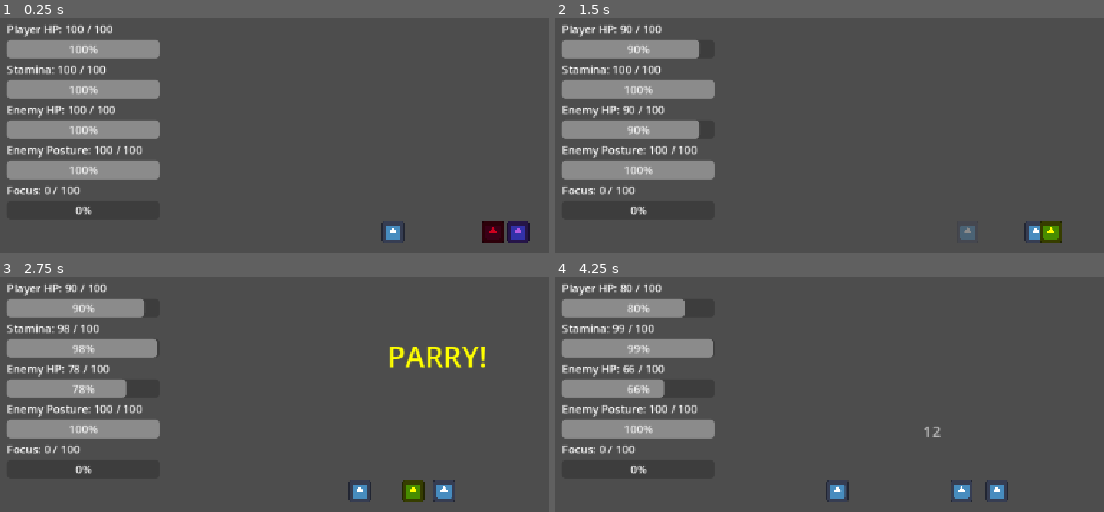
Above: before the commit, frames 1-4 (two rows, left to right).
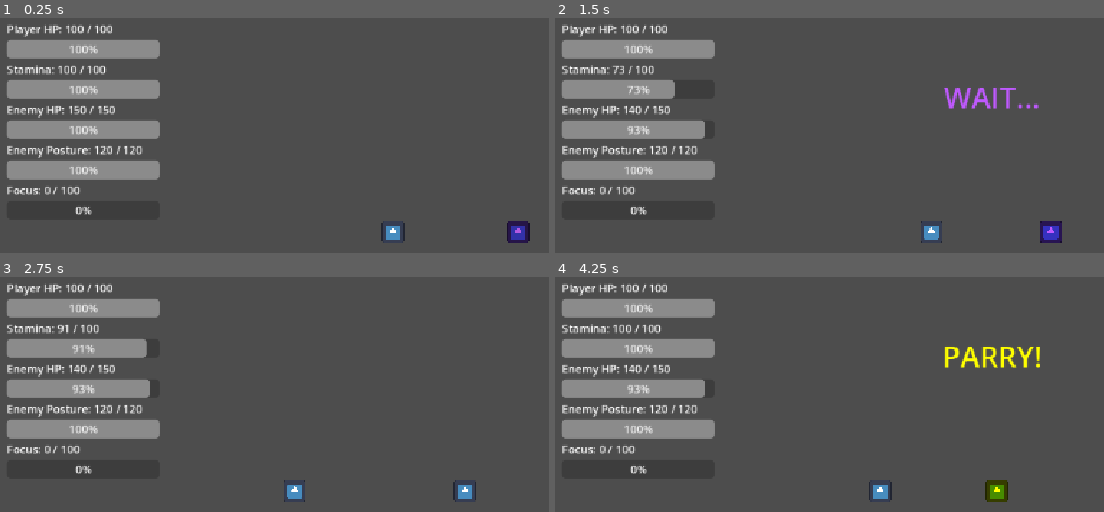
Above: after the commit, the same moments.

Repository: shanwinder/lastblade
Game: Godot game, scene res://scenes/main/Main.tscn
Same seed, same stepped clock (60 frames per second), same inputs: the game is played once before the commit and once after it. The engine's default icon, where the game draws it, is replaced by a stand-in: a white triangle on a blue panel in a dark square.
Inputs:
- Up to frame 1 (0.25 s): no input
- Up to frame 2 (1.5 s): hold Right (ui_right) 0.53-1.28 s; tap A (attack) at 0.6 s; hold Left (ui_left) from 1.28 s (still down); tap S (dash) at 1.35 s
- Up to frame 3 (2.75 s): release Left (ui_left) at 2.03 s; hold Right (ui_right) from 2.03 s (still down); tap D (parry) at 2.1 s
- Up to frame 4 (4.25 s): tap R at 2.85 s; release Right (ui_right) at 3.53 s; hold Left (ui_left) from 3.53 s (still down); tap A (attack) at 3.6 s

The runs differ from the first frame. In frame 1, 0.5% of the frame differs, in the area x 13-92%, y 37-96%; in frame 2, 3.1%; in frame 3, 3.2%; in frame 4, 3.6%, in the area x 10-89%, y 2-96%.

Commit message:
Replace inline EnemyDummy with BossBrokenMaster instance
Remove the inline EnemyDummy nodes, related collision shapes and the EnemyDummy.gd ext_resource from Main.tscn and replace them with an instance of the BossBrokenMaster packed scene (renamed to EnemyDummy) positioned at Vector2(780, 324). Cleans up unused sub_resources and consolidates the enemy into a reusable packed scene.

Diff:
--- a/last-blade-trial/scenes/main/Main.tscn
+++ b/last-blade-trial/scenes/main/Main.tscn
@@ -3,7 +3,6 @@
 [ext_resource type="Script" uid="uid://dtpt6yeinedsj" path="res://arena_manager.gd" id="1_1rhdn"]
 [ext_resource type="Script" uid="uid://bgn1t6o38flks" path="res://player.gd" id="1_nha0i"]
 [ext_resource type="Texture2D" uid="uid://7jrmvjfqe2ag" path="res://icon.svg" id="1_u1xfj"]
-[ext_resource type="Script" uid="uid://d4f0ahgftgx16" path="res://EnemyDummy.gd" id="3_q24mn"]
 [ext_resource type="Script" uid="uid://ctwdm7k5ww2c0" path="res://HUD.gd" id="4_gyg6b"]
 [ext_resource type="Script" uid="uid://bfcpuai2nb0xm" path="res://game_camera.gd" id="5_dc040"]
 [ext_resource type="PackedScene" uid="uid://cjj8b0p4bdtye" path="res://scenes/bosses/BossBrokenMaster.tscn" id="5_sjxhf"]
@@ -16,15 +15,6 @@
 
 [sub_resource type="RectangleShape2D" id="RectangleShape2D_32k8f"]
 size = Vector2(70, 70)
-
-[sub_resource type="RectangleShape2D" id="RectangleShape2D_ifqgg"]
-size = Vector2(64, 64)
-
-[sub_resource type="RectangleShape2D" id="RectangleShape2D_g58pq"]
-size = Vector2(70, 70)
-
-[sub_resource type="RectangleShape2D" id="RectangleShape2D_5q3e4"]
-size = Vector2(75, 50)
 
 [node name="Main" type="Node2D" unique_id=2023704259]
 
@@ -54,31 +44,7 @@
 [node name="CollisionShape2D" type="CollisionShape2D" parent="Player/Hurtbox" unique_id=749896351]
 shape = SubResource("RectangleShape2D_32k8f")
 
-[node name="EnemyDummy" type="CharacterBody2D" parent="." unique_id=842392976]
-position = Vector2(750, 324)
-script = ExtResource("3_q24mn")
-
-[node name="Sprite2D" type="Sprite2D" parent="EnemyDummy" unique_id=1279923162]
-modulate = Color(0.808973, 0, 0.118325256, 1)
-scale = Vector2(0.25, 0.25)
-texture = ExtResource("1_u1xfj")
-
-[node name="CollisionShape2D" type="CollisionShape2D" parent="EnemyDummy" unique_id=1334114629]
-shape = SubResource("RectangleShape2D_ifqgg")
-
-[node name="Hurtbox" type="Area2D" parent="EnemyDummy" unique_id=305134459]
-
-[node name="CollisionShape2D" type="CollisionShape2D" parent="EnemyDummy/Hurtbox" unique_id=1759081521]
-shape = SubResource("RectangleShape2D_g58pq")
-
-[node name="AttackHitbox" type="Area2D" parent="EnemyDummy" unique_id=1157834237]
-position = Vector2(-55, 0)
-
-[node name="CollisionShape2D" type="CollisionShape2D" parent="EnemyDummy/AttackHitbox" unique_id=1718272491]
-shape = SubResource("RectangleShape2D_5q3e4")
-disabled = true
-
-[node name="BossBrokenMaster" parent="." unique_id=631216959 instance=ExtResource("5_sjxhf")]
+[node name="EnemyDummy" parent="." unique_id=631216959 instance=ExtResource("5_sjxhf")]
 position = Vector2(780, 324)
 
 [node name="HUD" type="CanvasLayer" parent="." unique_id=1436178556]
